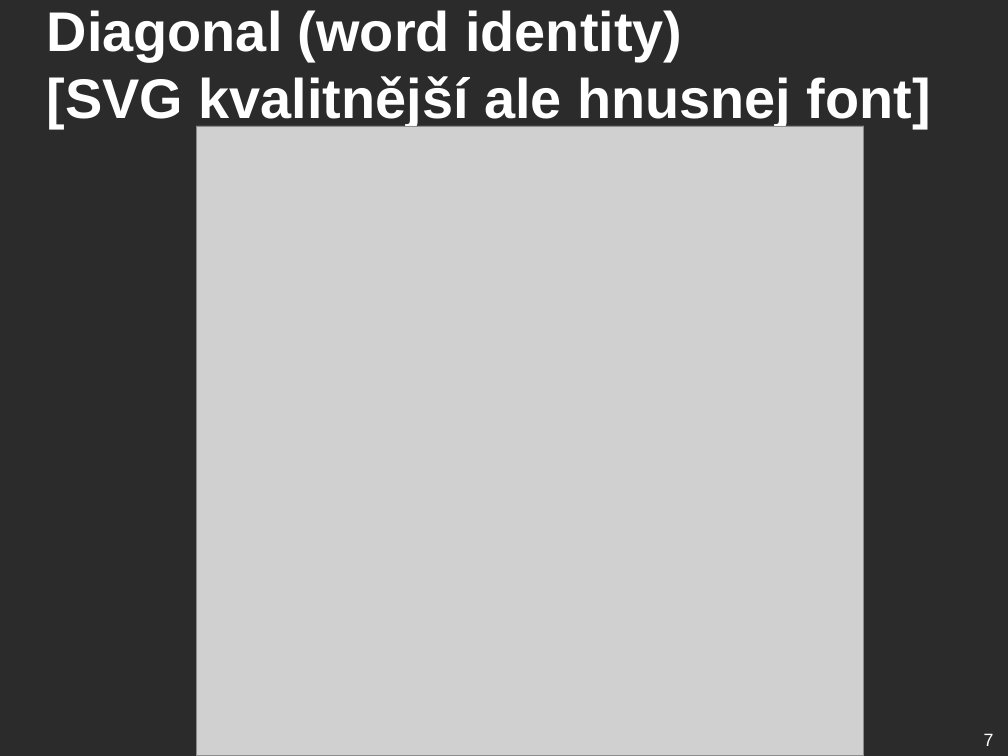
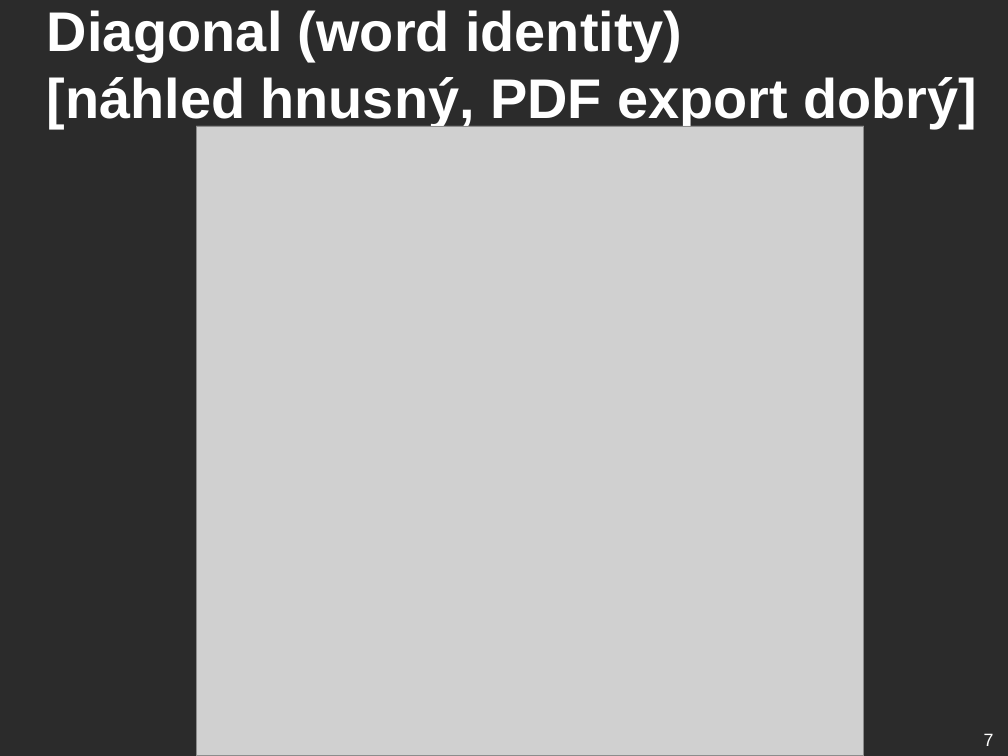
Before and after one commit to ufal/lsd, a slide deck: slide 7 of conferences/2019-blackbox-balustrades/presentation.odp. Drawn at 1008x756 pixels with LibreOffice and Linux fonts; fonts in the diff are those of the drawing; grey boxes stand for pictures; background and template pictures are left out; a plain dark background stands for a picture behind light text. Boxes give left, top, right and bottom in pixels: in the first picture for what was removed or moved away, otherwise in the second. Text is boxed around its words. In the diff, an @@ line names an element or a change of style, - is before the commit and + after.

```diff
--- a/conferences/2019-blackbox-balustrades/presentation.odp
+++ b/conferences/2019-blackbox-balustrades/presentation.odp
@@ title at <box>47,10,977,128</box>: text changed @@
-Diagonal (word identity)
-[SVG kvalitnější ale hnusnej font]
+Diagonal (word identity)
+[náhled hnusný, PDF export dobrý]
```
Also in this commit, not shown: 1 other slide changed, 1 other file.
